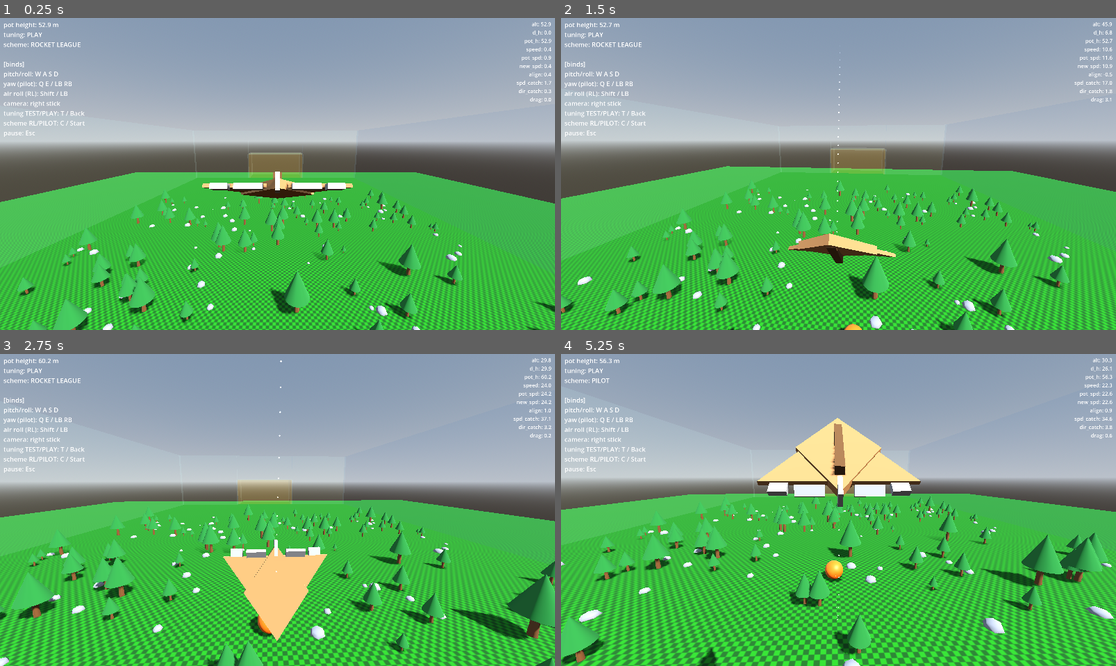
Above: before the commit, frames 1-4 (two rows, left to right).
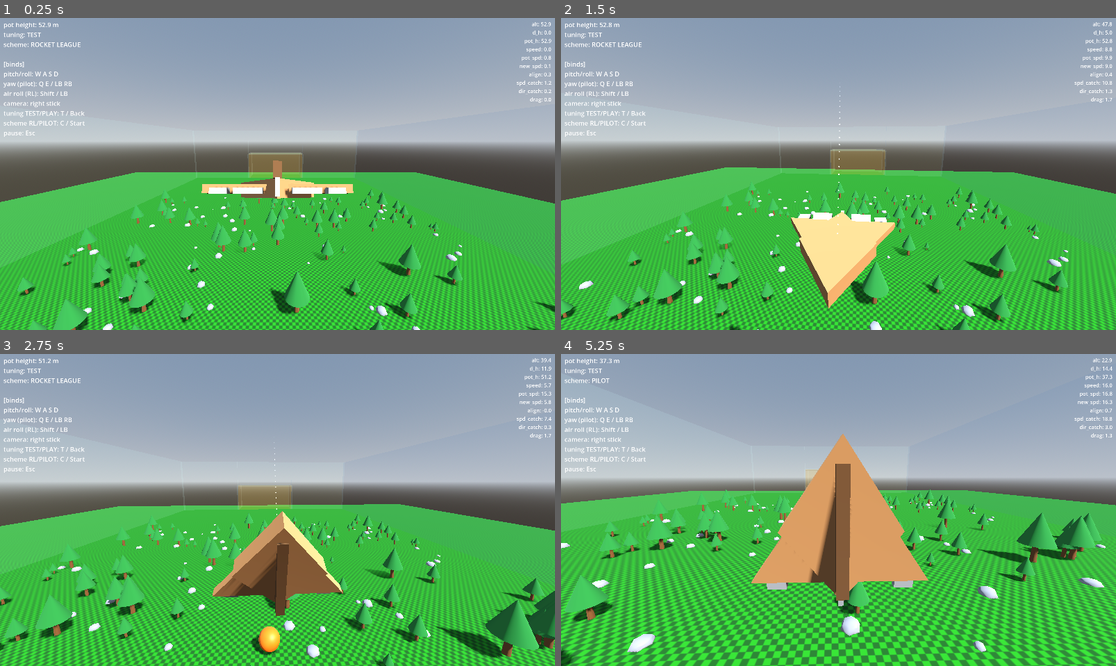
Above: after the commit, the same moments.

Repository: westonkelliher/glider
Game: Godot game, scene res://scenes/main.tscn
Two runs of this game, one before a commit and one after it. Both use one fixed random seed, a clock stepped at 60 frames per second and the inputs below.
Inputs (mouse positions are in pixels of both pictures, inside the frame that each line leads up to):
- Up to frame 1 (0.25 s): no input
- Up to frame 2 (1.5 s): tap Enter at 0.5 s; move the mouse to (866, 174) at 0.52 s; press the mouse at (866, 174) at 0.53 s; hold W (move_forward) from 0.53 s (still down); move the mouse to (810, 174) at 1.27 s; release the mouse at (810, 174) at 1.28 s; tap Shift (air_roll) at 1.35 s
- Up to frame 3 (2.75 s): keep holding W (move_forward); move the mouse to (288, 503) at 2.02 s; hold Right mouse button (boost) from 2.03 s (still down)
- Up to frame 4 (5.25 s): keep holding W (move_forward); move the mouse to (832, 516) at 2.77 s; release Right mouse button (boost) at 2.78 s; tap Y (cam_ball_toggle) at 2.85 s; move the mouse to (877, 513) at 3.52 s; tap F (cam_free) at 3.6 s; move the mouse to (794, 506) at 4.27 s; tap Space (launch) at 4.35 s; move the mouse to (844, 510) at 5.02 s; hold C (toggle_scheme) from 5.03 s (still down)

The runs differ from the first frame. In frame 1, 1.1% of the frame differs, in the area x 4-100%, y 4-100%; in frame 2, 20%; in frame 3, 29%; in frame 4, 38%, in the area x 0-100%, y 1-100%.

Commit message:
Glider: retune ailerons/rates, taller mesh, MAX_SPEED 35, re-enable floor
Faster aileron response and damping, lower mass, default to TEST tuning,
2.5x scale with a stretched body; re-enable floor collision.

Co-Authored-By: Claude Opus 4.8 (1M context) <noreply@anthropic.com>

Diff:
--- a/environment/floor.tscn
+++ b/environment/floor.tscn
@@ -17,7 +17,6 @@
 
 [node name="Shape" type="CollisionShape3D" parent="." unique_id=1898934245]
 shape = SubResource("WorldBoundaryShape3D_ryoud")
-disabled = true
 
 [node name="Mesh" type="MeshInstance3D" parent="." unique_id=922797180]
 mesh = SubResource("PlaneMesh_wd3ws")
--- a/scenes/glider_body.tscn
+++ b/scenes/glider_body.tscn
@@ -56,12 +56,12 @@
 [sub_resource type="BoxMesh" id="BoxMesh_qut1m"]
 
 [node name="GliderBody" type="CharacterBody3D" unique_id=786574907]
-transform = Transform3D(1.5, 0, 0, 0, 1.5, 0, 0, 0, 1.5, 0, 0, 0)
+transform = Transform3D(2.5, 0, 0, 0, 2.5, 0, 0, 0, 2.5, 0, 0, 0)
 floor_max_angle = 0.43284166
 script = ExtResource("1_kiolu")
 
 [node name="Mesh" type="MeshInstance3D" parent="." unique_id=8097921]
-transform = Transform3D(1, 0, 0, 0, 1, 0, 0, 0, 1, 0, 0.1, -0.1)
+transform = Transform3D(1, 0, 0, 0, 2, 0, 0, 0, 1, 0, 0.1, -0.1)
 
 [node name="TrailL" type="GPUParticles3D" parent="Mesh" unique_id=465931524]
 transform = Transform3D(0.70710677, 0, 0.70710677, 0, 0.99999994, 0, -0.7071067, 0, 0.7071067, 0, 0, 0)
@@ -97,7 +97,7 @@
 mesh = SubResource("PrismMesh_3gpux")
 
 [node name="Shape" type="CollisionShape3D" parent="." unique_id=1877100831]
-transform = Transform3D(1, 0, 0, 0, 1, 0, 0, 0, 1, 0, 0.050000004, 0)
+transform = Transform3D(1, 0, 0, 0, 2, 0, 0, 0, 1, 0, -0.013245535, 0)
 shape = SubResource("ConvexPolygonShape3D_260ag")
 
 [node name="Ailerons" type="Node3D" parent="." unique_id=1488725268]
--- a/scripts/flight_tuning.gd
+++ b/scripts/flight_tuning.gd
@@ -9,20 +9,20 @@
 ## Ailerons — how fast a surface eases toward target (1/s) and craft turn
 ## authority per unit of deflection.
 # aileron speed
-@export var AIL_PITCH_SPEED := 3.0
-@export var AIL_ROLL_SPEED := 3.5
-@export var AIL_YAW_SPEED := 2.0
+@export var AIL_PITCH_SPEED := 6.0
+@export var AIL_ROLL_SPEED := 7.0
+@export var AIL_YAW_SPEED := 4.0
 # aileron acc
-@export var AIL_ACC := 0.15 # dont go to 0 even though we interp
-@export var AIL_DAMP_ZONES_SIZE := 0.4 # as a fraction of total aileron range (for each zone)
+@export var AIL_ACC := 1.0 # dont go to 0 even though we interp
+@export var AIL_DAMP_ZONES_SIZE := 0.6 # as a fraction of total aileron range (for each zone)
 # max rotation speeds
-@export var PITCH_MULT := 4.5
-@export var ROLL_MULT := 5.5
-@export var YAW_MULT := 3.5
+@export var PITCH_MULT := 3.5
+@export var ROLL_MULT := 4.0
+@export var YAW_MULT := 3.0
 
 ## Pot-height energy model.
-@export var POT_SPEED_CATCHUP_MULT := 0.8
-@export var POT_DIR_CATCHUP_MULT := 0.1
+@export var POT_SPEED_CATCHUP_MULT := 1.1
+@export var POT_DIR_CATCHUP_MULT := 0.18
 @export var DRAG := 0.3
 
 #
--- a/scripts/glider_body.gd
+++ b/scripts/glider_body.gd
@@ -8,11 +8,12 @@
 const G := 9.8
 const SURFACE_DEFLECT := 0.7 # visual surface tilt (rad) at full deflection
 const FLOOR_HEIGHT := 0.5
+const MAX_SPEED := 35.0
 
 
 ## Flight tuning — TEST/PLAY presets, toggled live with T or the pause menu.
 var _tunings := [FlightTuning.test(), FlightTuning.play()]
-var _tuning_idx := 1
+var _tuning_idx := 0
 var tuning: FlightTuning
 
 
@@ -37,7 +38,7 @@
 
 
 ## Collision mass (heavy — the ball reacts to us far more than we react to it).
-var mass := 180.0
+var mass := 160.0
 ## Accumulated external knock (e.g. from the ball), applied once per frame.
 var _external_impulse := Vector3.ZERO
 
@@ -123,10 +124,11 @@
 	var nose_dir := (transform.basis * Vector3.FORWARD).normalized()
 	#var drag_factor := air_friction * tuning.DRAG * current_speed * nose_dir.cross(current_dir).length()
 	var nose_dot := velocity.normalized().dot(nose_dir)
-	var drag_factor := 1 - absf(nose_dot)
-	var rrate := 0.2 + 0.15 * sqrt(velocity.length()) #* nose_dot
+	var drag_factor := (1 - absf(nose_dot))*air_friction
+	var rrate := 0.5 + 0.1 * sqrt(velocity.length()) #* nose_dot
 	if GliderInput.read_braked():
-		rrate = 0.8 + 0.1 * sqrt(velocity.length()) #* nose_dot
+		rrate = 0.8 + 0.06 * sqrt(velocity.length()) #* nose_dot
+	#rrate = 1.0
 	#
 	## adjust rotation
 	rotate_object_local(Vector3.RIGHT, rrate * ail_pitch * tuning.PITCH_MULT * delta) # pitch
@@ -140,7 +142,7 @@
 		pot_height = position.y
 	var d_h := pot_height - position.y
 	var pot_speed := sqrt(d_h*G*2) # solved for speed in terms of d_h ##########
-	pot_speed = min(pot_speed, 30.0) # max speed
+	pot_speed = min(pot_speed, MAX_SPEED) # max speed
 	#
 	# new values
 	var pot_speed_catchup := 1.0+tuning.POT_SPEED_CATCHUP_MULT*(0.1+current_speed)
